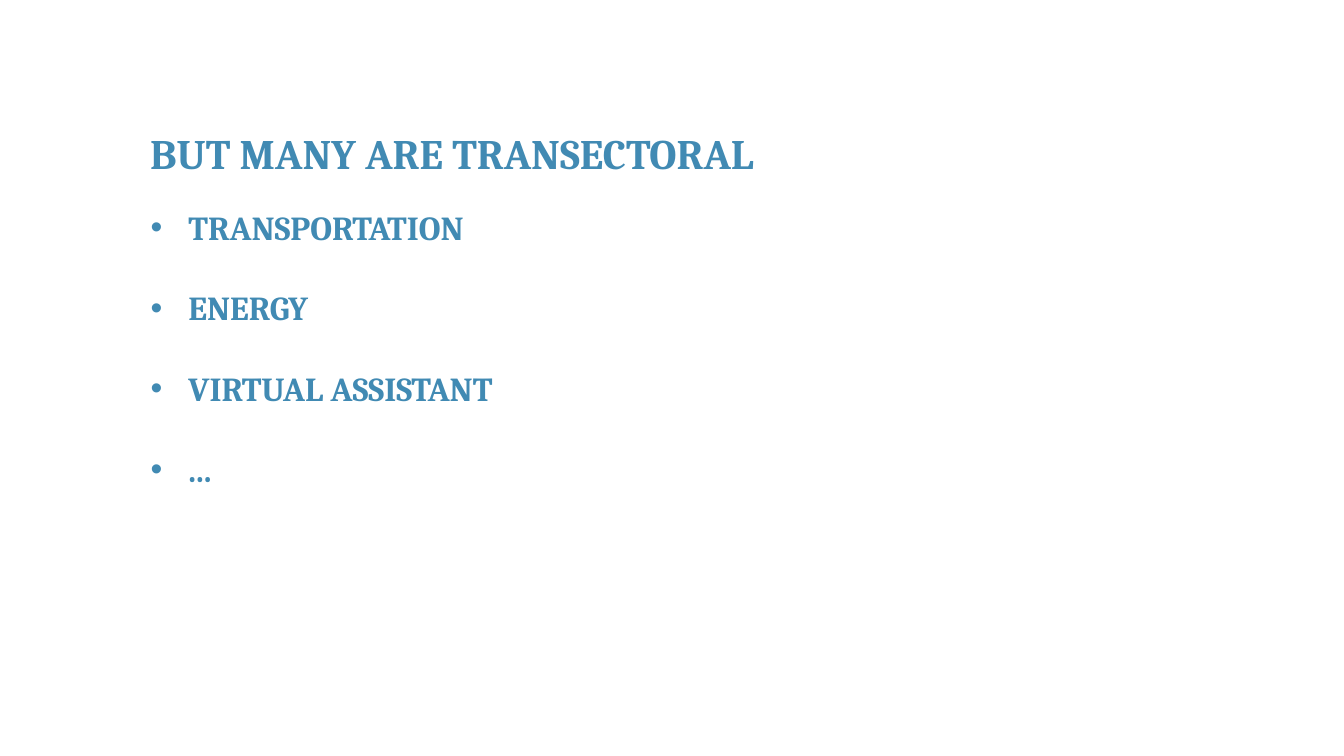
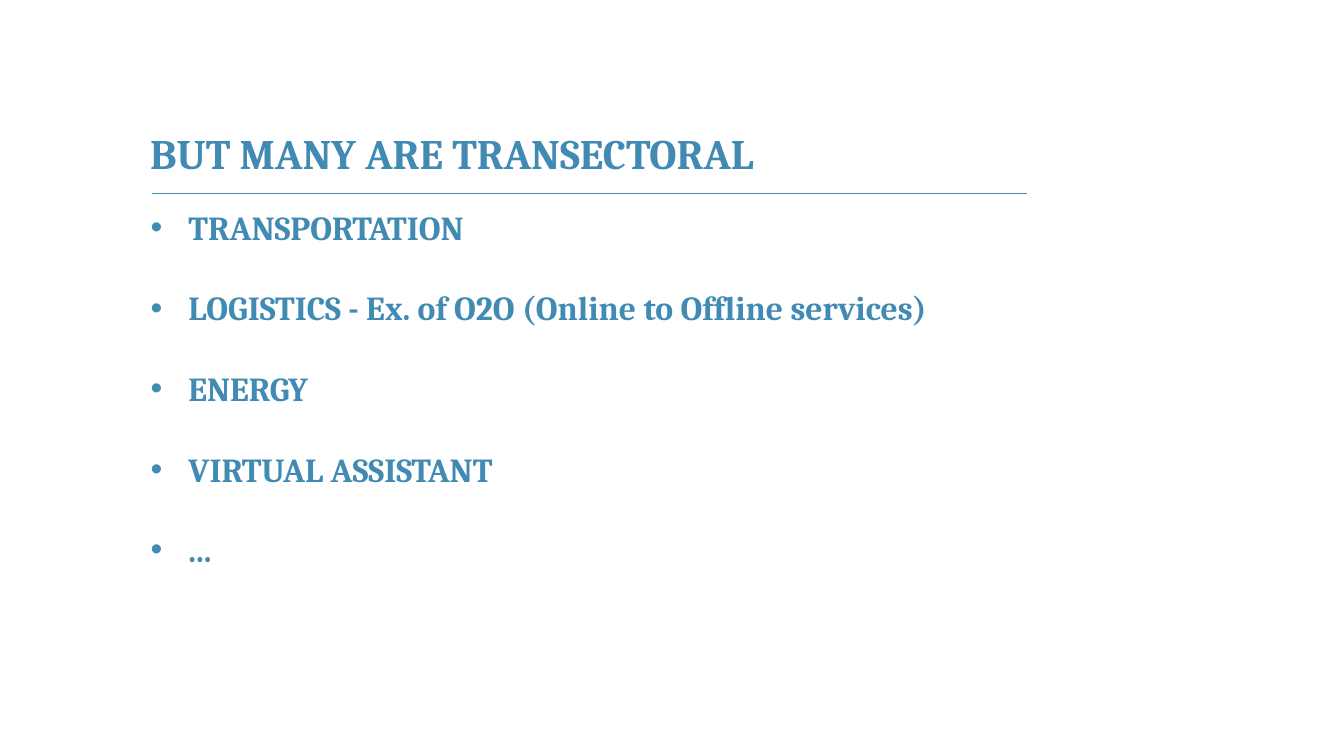
Before and after one commit to franckalbinet/itu-eaco-zanzibar-12-2018, a slide deck: slide 7 of presentations/session-5-application-of-ai.pptx. Drawn at 1344x756 pixels with LibreOffice and Linux fonts; fonts in the diff are those of the drawing; background and template pictures are left out. Boxes give left, top, right and bottom in pixels: in the first picture for what was removed or moved away, otherwise in the second. Text is boxed around its words. In the diff, an @@ line names an element or a change of style, - is before the commit and + after.

```diff
--- a/presentations/session-5-application-of-ai.pptx
+++ b/presentations/session-5-application-of-ai.pptx
@@ line added from (152, 194) to (1027, 194), #418AB3 1 pt @@
@@ text at <box>188,295,927,326</box>: paragraph added @@
+• LOGISTICS - Ex. of O2O (Online to Offline services)
```
Also in this commit, not shown: 30 other slides changed, 2 slides added, 2 slides removed, 2 other files.
